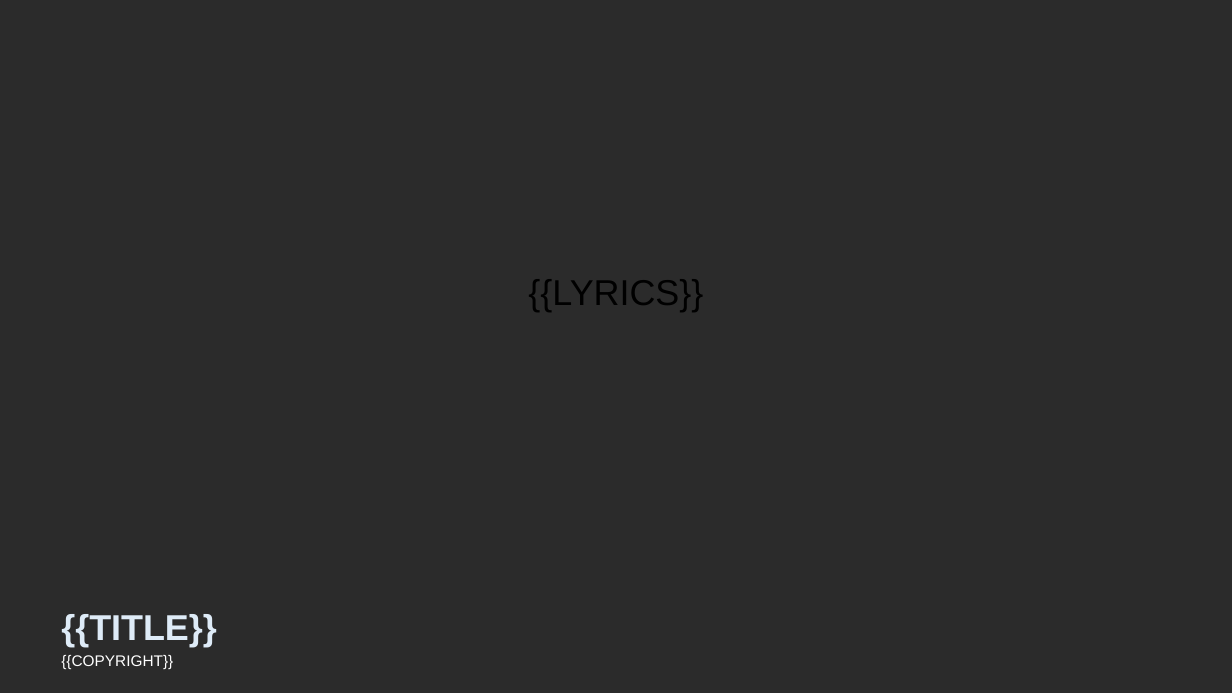
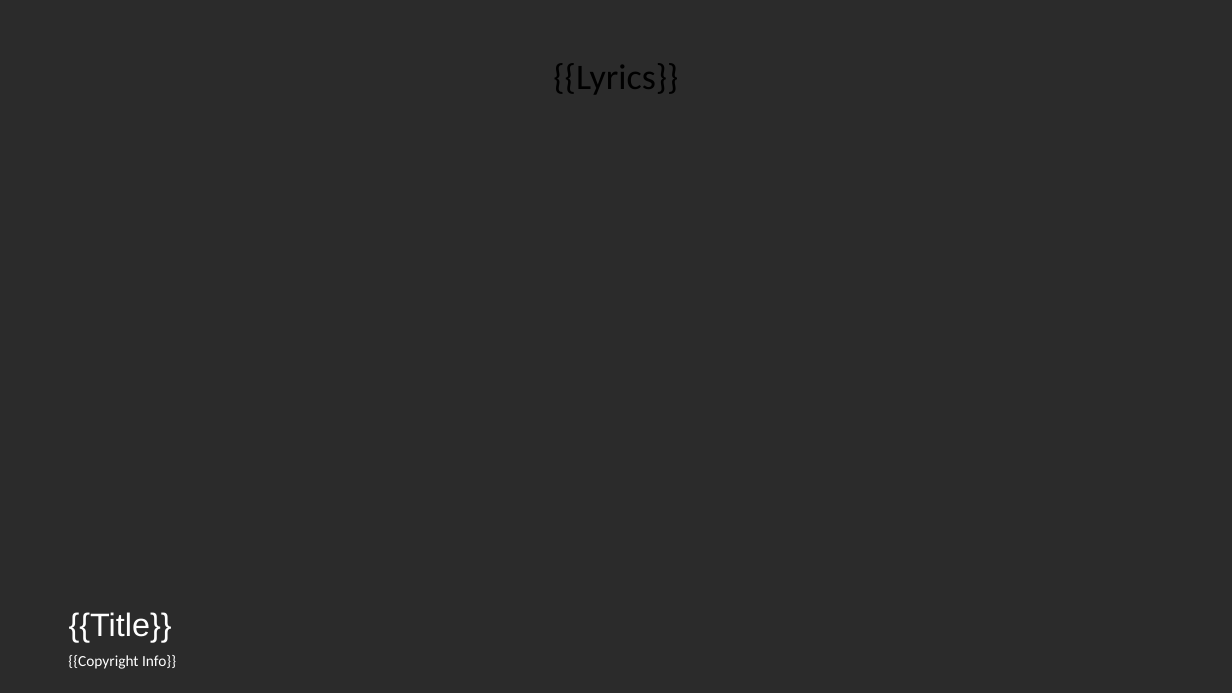
Before and after one commit to Gideonlau1967/LyricSlide-Pro, a slide deck: slide 1 of Song Template 4.pptx. Drawn at 1232x693 pixels with LibreOffice and Linux fonts; fonts in the diff are those of the drawing; background and template pictures are left out; a plain dark background stands for a picture behind light text. Boxes give left, top, right and bottom in pixels: in the first picture for what was removed or moved away, otherwise in the second. Text is boxed around its words. In the diff, an @@ line names an element or a change of style, - is before the commit and + after.

```diff
--- a/Song Template 4.pptx
+++ b/Song Template 4.pptx
@@ text "{{Lyrics}}" at [553,63,678,94]: vertical alignment middle to top @@
@@ text at [553,63,678,94]: text changed; font Arial to Calibri @@
-{{LYRICS}}
+{{Lyrics}}
@@ title at [69,612,172,642]: text changed; size 28 to 25.2 pt; text colour #DEEBF7 to #FFFFFF; bold off @@
-{{TITLE}}
+{{Title}}
@@ text at [68,655,176,669]: text changed; font Arial to Calibri @@
-{{COPYRIGHT}}
+{{Copyright Info}}
```
